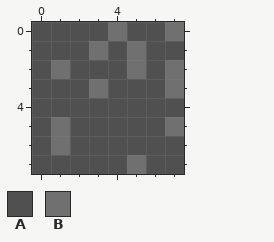
Edited in one commit: pixel-art sprite (public/content/tiles/T_Tile_05_Alt.png). Above is the file before it was changed.
The file is 8x8 pixels. Colours within 5 levels of each other are drawn and written as one.
Palette (. is transparent): A #505050  B #707070
Pixels before, first column x 0:
0 AAAABAAB
1 AAABABAA
2 ABAAABAB
3 AAABAAAB
4 AAAAAAAA
5 ABAAAAAB
6 ABAAAAAA
7 AAAAABAA
The result:
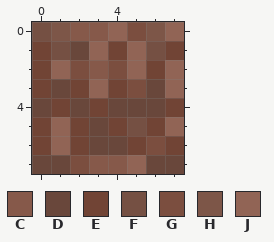
Colours new in this view: C #86594a  D #69473b  E #714435  F #755043  G #7b4e3f  H #7d5648  J #916455
The edit:
Changed rows in their new state; - is an unchanged pixel.
first column x 0:
0 FHCCJGHJ
1 EFDJEJFE
2 EJGCGJEJ
3 EDEJEGDJ
4 DEDEDDDE
5 EJEDEFEJ
6 EJEDDEGE
7 DDGCCJDD
Where, in picture pixels (left, top, right, bottom), the same in both pictures:
changed: (32, 22, 184, 174)
